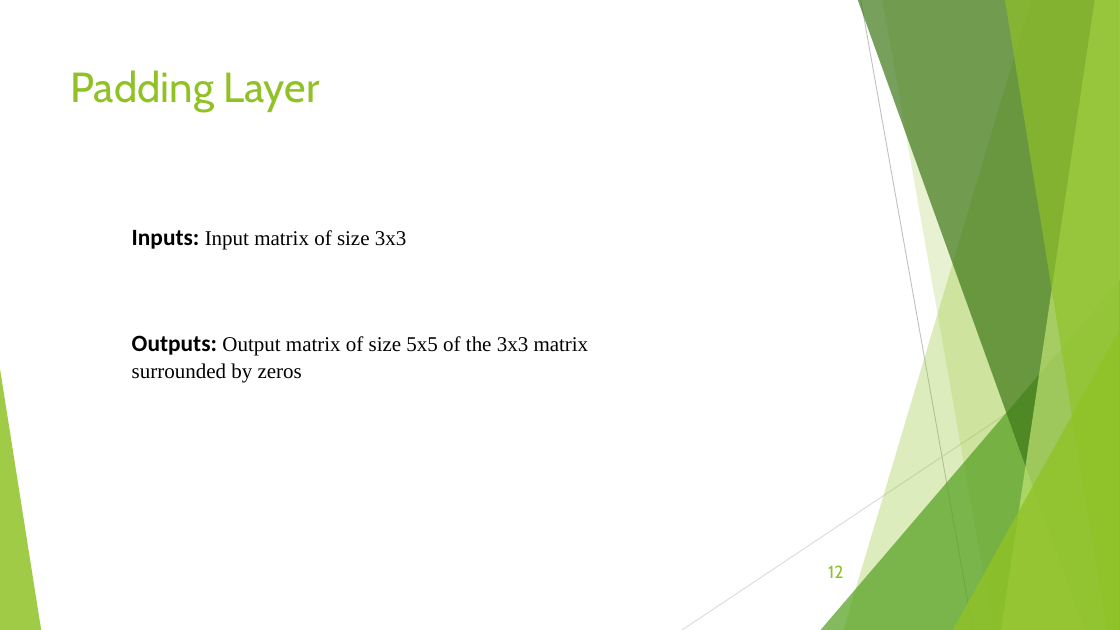
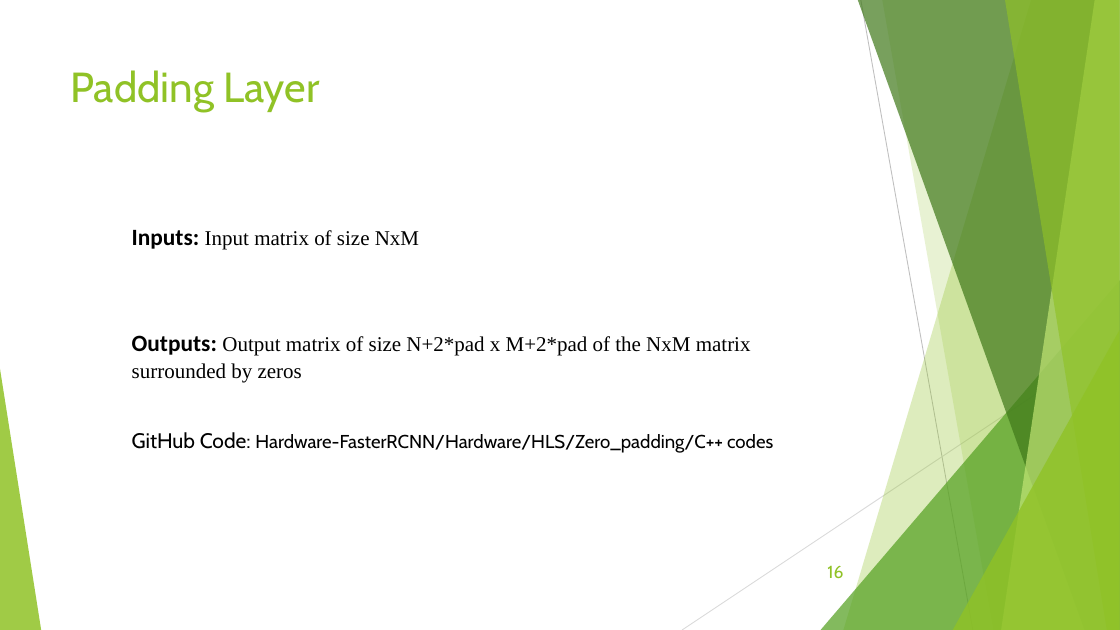
Before and after one commit to Ramy-osama/Hardware-FasterRCNN, a slide deck: slide 16 of Documentation/6-13-2020.pptx (slide 12 before the commit). Drawn at 1120x630 pixels with LibreOffice and Linux fonts; fonts in the diff are those of the drawing. Boxes give left, top, right and bottom in pixels: in the first picture for what was removed or moved away, otherwise in the second. Text is boxed around its words. In the diff, an @@ line names an element or a change of style, - is before the commit and + after.

```diff
--- a/Documentation/6-13-2020.pptx
+++ b/Documentation/6-13-2020.pptx
@@ text at [132,230,773,453]: text changed @@
-Inputs: Input matrix of size 3x3
-Outputs: Output matrix of size 5x5 of the 3x3 matrix surrounded by zeros
+Inputs: Input matrix of size NxM
+Outputs: Output matrix of size N+2*pad x M+2*pad of the NxM matrix surrounded by zeros
+GitHub Code: Hardware-FasterRCNN/Hardware/HLS/Zero_padding/C++ codes
@@ page number at [827,566,843,579]: text changed @@
-12
+16
```
Also in this commit, not shown: 13 other slides changed, 24 slides added, 1 slide removed, 14 other files.
